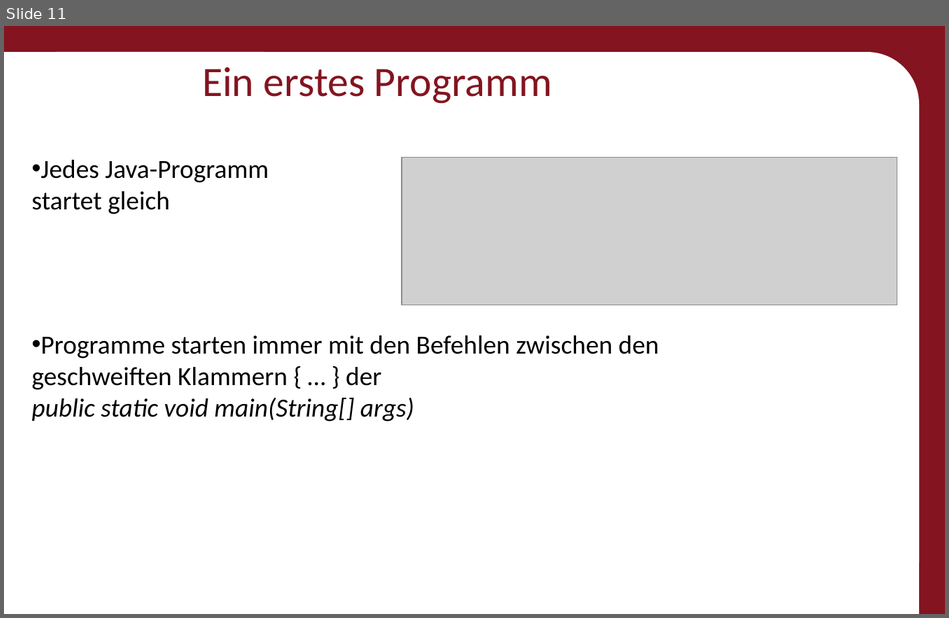
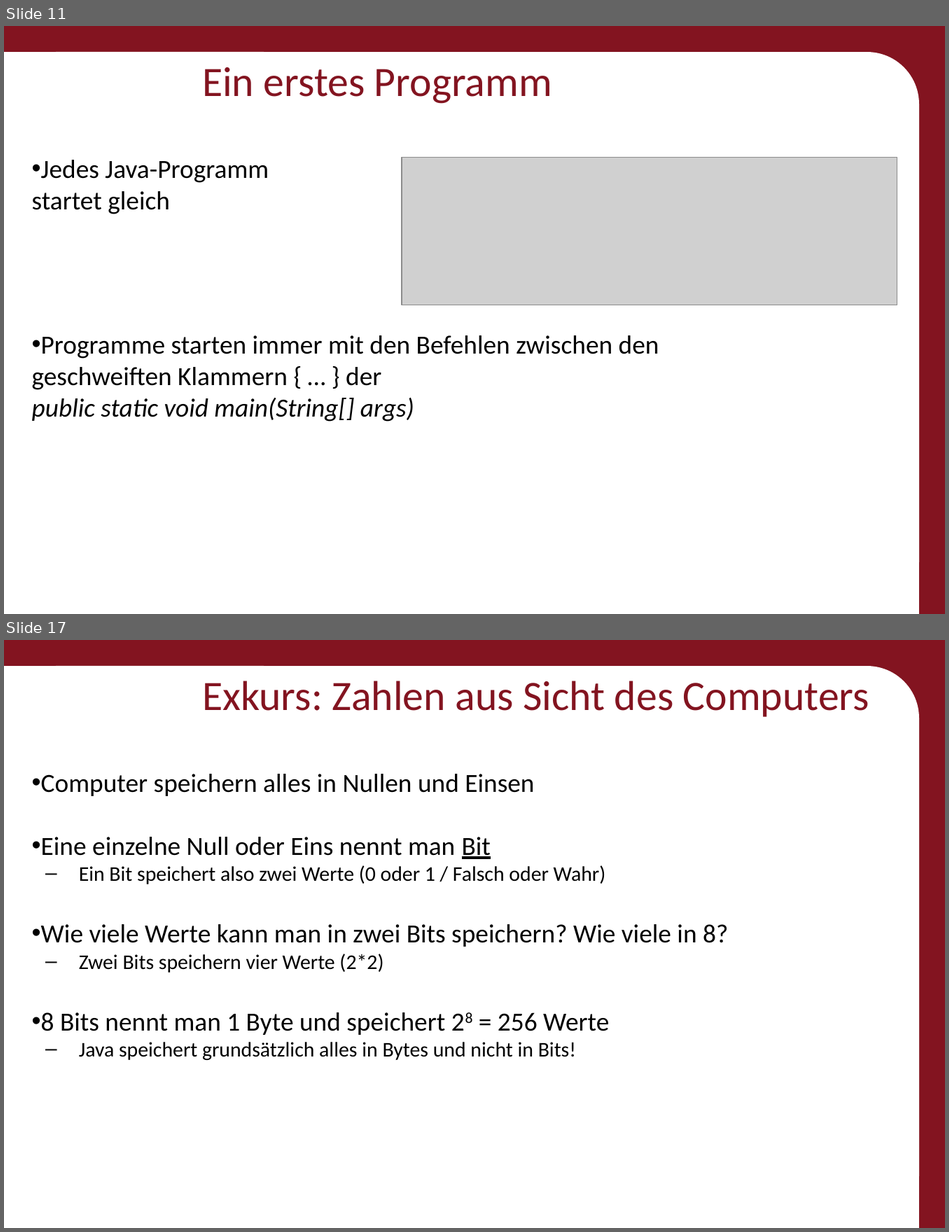
Before and after one commit to Roboscope/java-with-nao, a slide deck: Präsentationen/Anfänger - Java mit NAO.pptx. Shown one above the other, each under a label of ours: slide 11 before the commit, slides 11 and 17 after it; the slides between them are not shown. The pictures are 949x618 and 949x1232 pixels, drawn with LibreOffice and Linux fonts; fonts in the diff are those of the drawing; grey boxes stand for pictures; background and template pictures are left out. Boxes give left, top, right and bottom in pixels: in the first picture for what was removed or moved away, otherwise in the second. Text is boxed around its words. In the diff, an @@ line names an element or a change of style, - is before the commit and + after.

```diff
--- a/Präsentationen/Anfänger - Java mit NAO.pptx
+++ b/Präsentationen/Anfänger - Java mit NAO.pptx
@@ slide 17 added at [4, 640, 945, 1228], background #831420; not listed: 3 template elements that a slide beside it also shows @@
@@ title added at [202, 681, 869, 717], 32 pt, text #831420 @@
+Exkurs: Zahlen aus Sicht des Computers
@@ text added at [41, 774, 728, 1060], 20 pt, text #000000 @@
+• Computer speichern alles in Nullen und Einsen
+• Eine einzelne Null oder Eins nennt man Bit
+  – Ein Bit speichert also zwei Werte (0 oder 1 / Falsch oder Wahr)
+• Wie viele Werte kann man in zwei Bits speichern? Wie viele in 8?
+  – Zwei Bits speichern vier Werte (2*2)
+• 8 Bits nennt man 1 Byte und speichert 28 = 256 Werte
+  – Java speichert grundsätzlich alles in Bytes und nicht in Bits!
```
Also in this commit, not shown: 11 slides changed, 5 other slides added, 6 other files.
